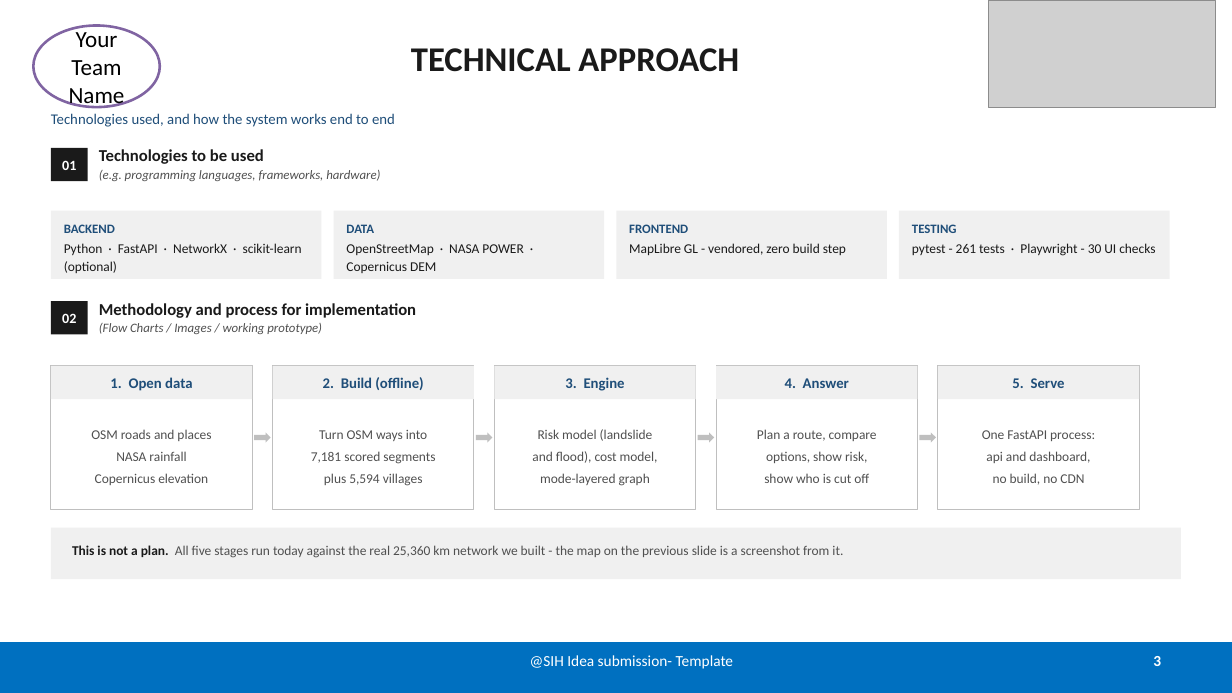
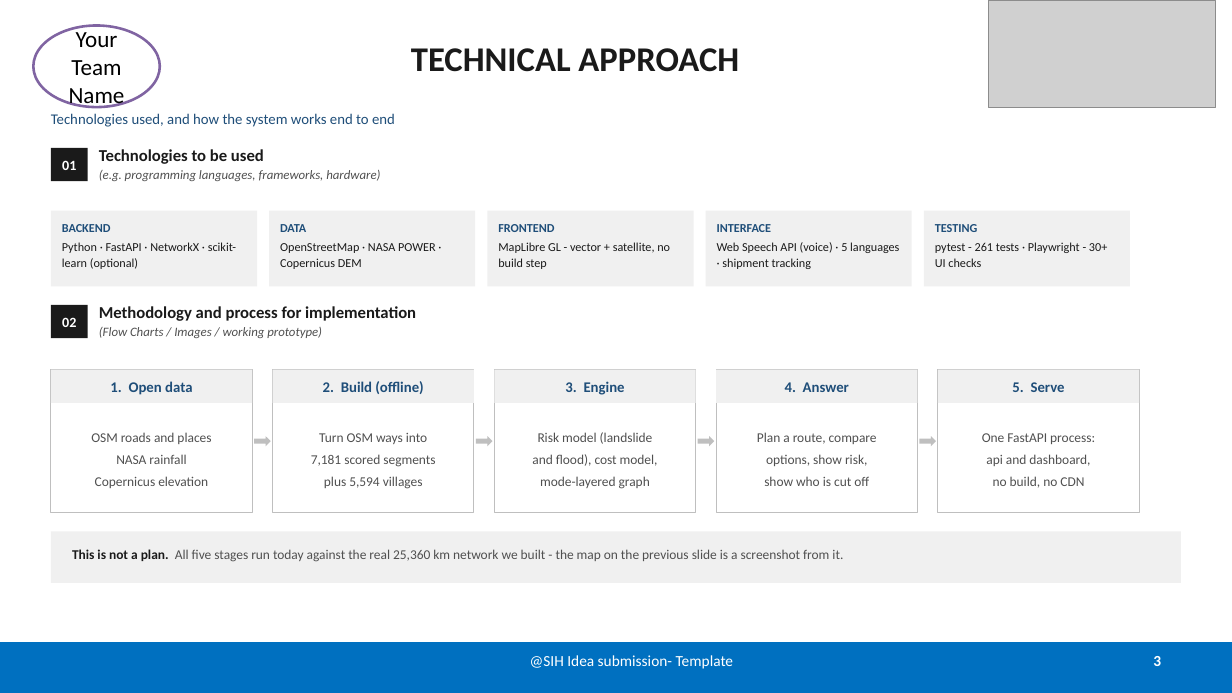
Before and after one commit to Jeffrey2600/Logistics_sih, a slide deck: slide 3 of docs/presentation/SIH26002_NER_Logistics_Submission6.pptx. Drawn at 1232x693 pixels with LibreOffice and Linux fonts; fonts in the diff are those of the drawing; grey boxes stand for pictures. Boxes give left, top, right and bottom in pixels: in the first picture for what was removed or moved away, otherwise in the second. Text is boxed around its words. In the diff, an @@ line names an element or a change of style, - is before the commit and + after.

```diff
--- a/docs/presentation/SIH26002_NER_Logistics_Submission6.pptx
+++ b/docs/presentation/SIH26002_NER_Logistics_Submission6.pptx
@@ rectangle: place and size @@
-rectangle at <box>51,211,322,279</box>
+rectangle at <box>51,211,257,287</box>
@@ text "BACKEND" at <box>62,224,236,269</box>: size 10 to 9.5 pt in "BACKEND"; size 10.5 to 9.5 pt in "Python · FastAPI · NetworkX · scikit-learn ..." @@
@@ rectangle: place and size @@
-rectangle at <box>334,211,604,279</box>
+rectangle at <box>269,211,475,287</box>
@@ text "DATA": place and size @@
-text "DATA" at <box>346,224,523,273</box>
+text "DATA" at <box>280,224,436,269</box>
@@ text "DATA" at <box>280,224,436,269</box>: size 10 to 9.5 pt in "DATA"; size 10.5 to 9.5 pt @@
@@ rectangle: place and size @@
-rectangle at <box>616,211,887,279</box>
+rectangle at <box>487,211,693,287</box>
@@ text at <box>498,224,554,232</box>: size 10 to 9.5 pt in "FRONTEND" @@
@@ text "FRONTEND": place and size @@
-text "FRONTEND" at <box>629,224,846,255</box>
+text "FRONTEND" at <box>498,224,670,269</box>
@@ rectangle: place and size @@
-rectangle at <box>899,211,1170,279</box>
+rectangle at <box>706,211,912,287</box>
@@ text added at <box>717,224,899,269</box>, 9.5 pt, text #1A1A1A @@
+INTERFACE
+Web Speech API (voice) · 5 languages · shipment tracking
@@ rectangle added at <box>924,211,1130,287</box>, fill #F0F0F0 @@
@@ text at <box>935,224,977,232</box>: size 10 to 9.5 pt in "TESTING" @@
@@ text "TESTING": place and size @@
-text "TESTING" at <box>912,224,1155,256</box>
+text "TESTING" at <box>935,224,1107,267</box>
@@ text at <box>498,242,670,269</box>: text changed; size 10.5 to 9.5 pt @@
-MapLibre GL - vendored, zero build step
+MapLibre GL - vector + satellite, no build step
@@ text at <box>935,242,1107,267</box>: text changed; size 10.5 to 9.5 pt @@
-pytest - 261 tests · Playwright - 30 UI checks
+pytest - 261 tests · Playwright - 30+ UI checks
@@ 12 rectangles, 8 texts: place and size @@
-12 rectangles, 8 texts at <box>51,301,1181,579</box>
+12 rectangles, 8 texts at <box>51,305,1181,583</box>
```
Also in this commit, not shown: 1 other slide changed, 1 other file.
